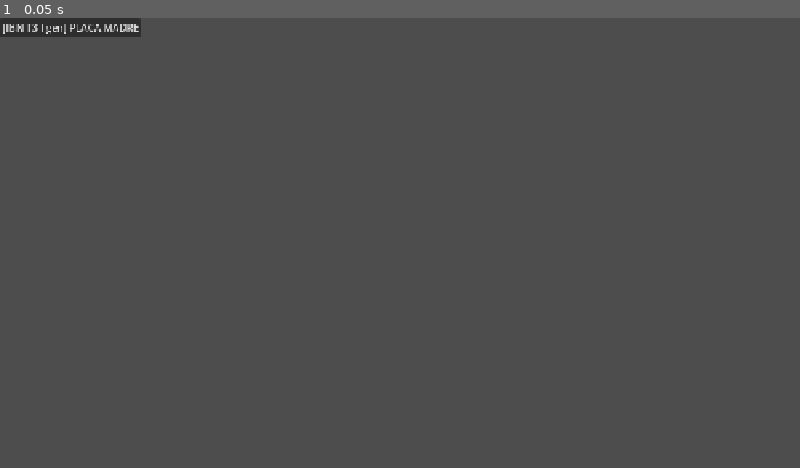
Above: before the commit, frame 1.
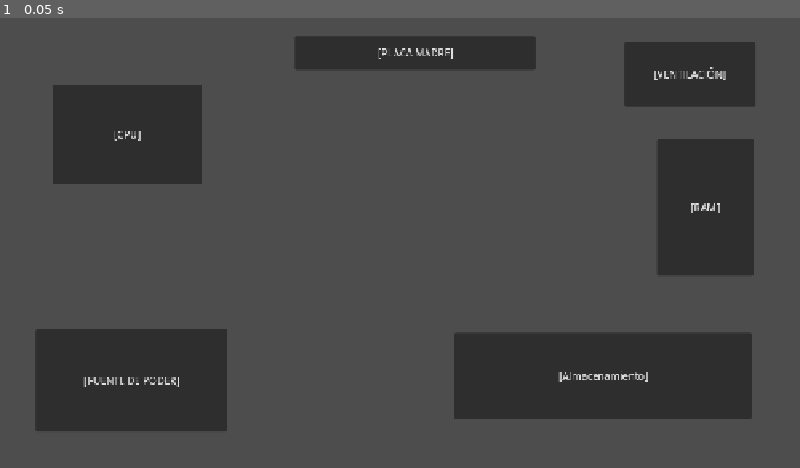
Above: after the commit, the same moment.

Repository: justDemian/Hack-Hash
Game: Godot game, scene res://scenes/worlds/machine.tscn
Same seed, same stepped clock (60 frames per second), same inputs: the game is played once before the commit and once after it. This scene is started directly instead of the project's main scene.
Inputs:
- Up to frame 1 (0.05 s): no input

The runs differ from the first frame. In frame 1, 25% of the frame differs, in the area x 0-95%, y 0-92%.

Commit message:
ADD : UX de Máquina (Prototipo) pt.2

Diff:
--- a/scenes/worlds/machine.tscn
+++ b/scenes/worlds/machine.tscn
@@ -8,8 +8,50 @@
 offset_right = 40.0
 offset_bottom = 40.0
 
-[node name="Button" type="Button" parent="ControlManager" unique_id=401248563]
+[node name="MotherBoardButton" type="Button" parent="ControlManager" unique_id=401248563]
 layout_mode = 0
-offset_right = 8.0
-offset_bottom = 8.0
-text = "[IBN T3 I gen] PLACA MADRE"
+offset_left = 472.0
+offset_top = 29.0
+offset_right = 857.0
+offset_bottom = 83.0
+text = "[PLACA MADRE]"
+
+[node name="RAMButton" type="Button" parent="ControlManager" unique_id=1109241670]
+layout_mode = 0
+offset_left = 1051.0
+offset_top = 194.0
+offset_right = 1206.0
+offset_bottom = 412.0
+text = "[RAM]"
+
+[node name="CPUButton" type="Button" parent="ControlManager" unique_id=98456051]
+layout_mode = 0
+offset_left = 84.0
+offset_top = 107.0
+offset_right = 323.0
+offset_bottom = 266.0
+text = "[CPU]"
+
+[node name="PowerButton" type="Button" parent="ControlManager" unique_id=1532040492]
+layout_mode = 0
+offset_left = 57.0
+offset_top = 498.0
+offset_right = 364.0
+offset_bottom = 662.0
+text = "[FUENTE DE PODER]"
+
+[node name="StorageButton" type="Button" parent="ControlManager" unique_id=430470987]
+layout_mode = 0
+offset_left = 727.0
+offset_top = 504.0
+offset_right = 1203.0
+offset_bottom = 641.0
+text = "[Almacenamiento]"
+
+[node name="VentilationButton" type="Button" parent="ControlManager" unique_id=967982691]
+layout_mode = 0
+offset_left = 999.0
+offset_top = 38.0
+offset_right = 1209.0
+offset_bottom = 142.0
+text = "[VENTILACIÓN]"
Not shown, changed: README.md
